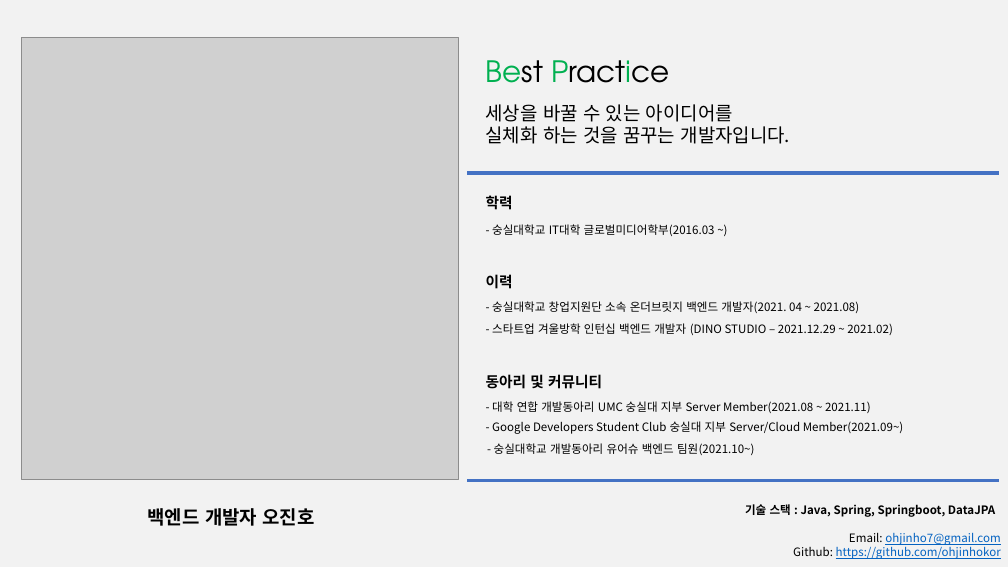
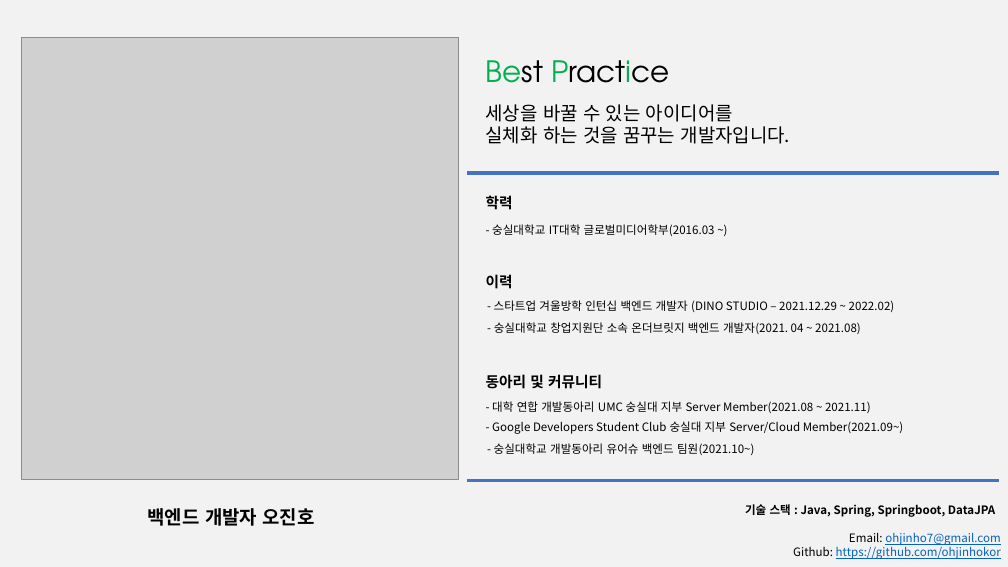
Before and after one commit to ohjinhokor/PortFolio, a slide deck: slide 1 of 오진호 포트폴리오.pptx. Drawn at 1008x567 pixels with LibreOffice and Linux fonts; fonts in the diff are those of the drawing; grey boxes stand for pictures. Boxes give left, top, right and bottom in pixels: in the first picture for what was removed or moved away, otherwise in the second. Text is boxed around its words. In the diff, an @@ line names an element or a change of style, - is before the commit and + after.

Commit message:
비즈니스 로직 간소화, 하이엔드 나의 구현 내용 수정

```diff
--- a/오진호 포트폴리오.pptx
+++ b/오진호 포트폴리오.pptx
@@ text "- 숭실대학교 창업지원단 소속 온더브릿지 ...": place and size @@
-text "- 숭실대학교 창업지원단 소속 온더브릿지 ..." at bbox=[492, 301, 860, 313]
+text "- 숭실대학교 창업지원단 소속 온더브릿지 ..." at bbox=[494, 322, 861, 334]
@@ text at bbox=[494, 300, 895, 312]: text changed @@
-- 스타트업 겨울방학 인턴십 백엔드 개발자 (DINO STUDIO – 2021.12.29 ~ 2021.02)
+- 스타트업 겨울방학 인턴십 백엔드 개발자 (DINO STUDIO – 2021.12.29 ~ 2022.02)
```
Also in this commit, not shown: 3 other slides changed, 2 other files.
